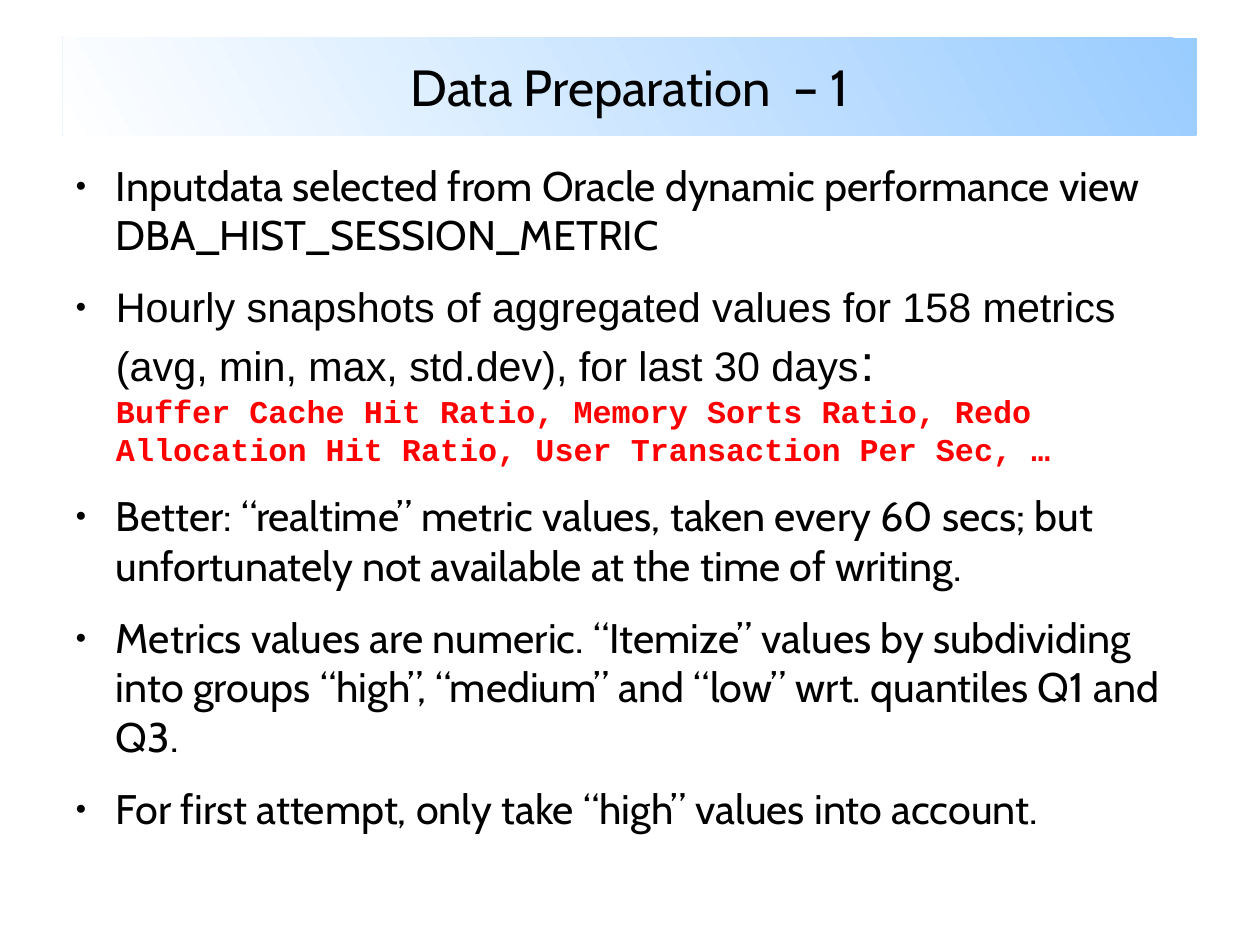
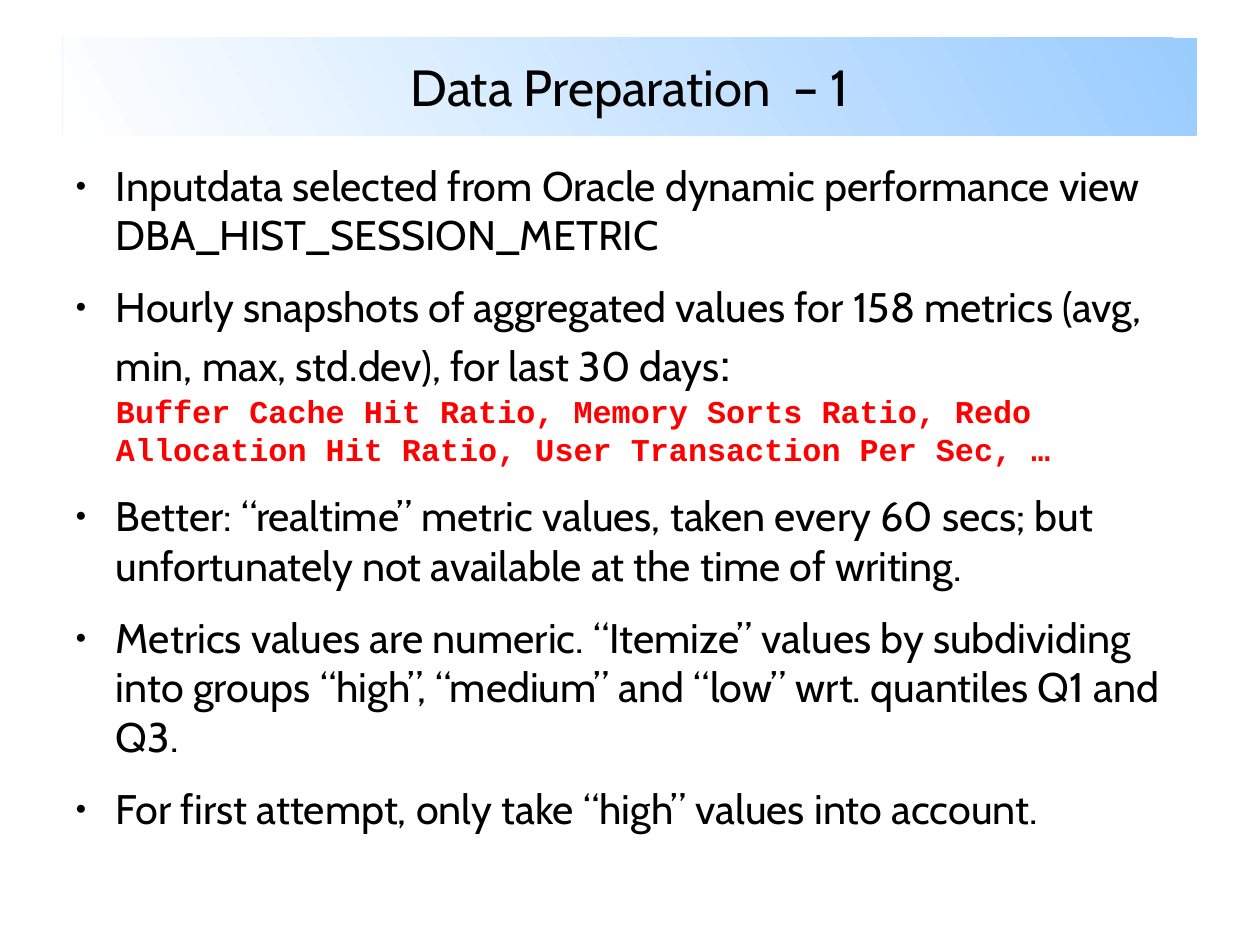
Before and after one commit to mbassi1364/CAS-Applied-Data-Science, a slide deck: slide 4 of Machine-Learning-Project/project.1/metriken.2020-03-14/analysis/prod.dba_hist_sysmetric_summary.2020-02-12-bis-2020-03-14/Report/bassi_oracle_metrics_association_mining.odp. Drawn at 1260x945 pixels with LibreOffice and Linux fonts; fonts in the diff are those of the drawing. Boxes give left, top, right and bottom in pixels: in the first picture for what was removed or moved away, otherwise in the second. Text is boxed around its words. In the diff, an @@ line names an element or a change of style, - is before the commit and + after.

```diff
--- a/Machine-Learning-Project/project.1/metriken.2020-03-14/analysis/prod.dba_hist_sysmetric_summary.2020-02-12-bis-2020-03-14/Report/bassi_oracle_metrics_association_mining.odp
+++ b/Machine-Learning-Project/project.1/metriken.2020-03-14/analysis/prod.dba_hist_sysmetric_summary.2020-02-12-bis-2020-03-14/Report/bassi_oracle_metrics_association_mining.odp
@@ text at box(116, 291, 1141, 467): font Arial to Cabin in "Hourly snapshots of aggregated values for 158 ..." @@
```
Also in this commit, not shown: 4 other slides changed, 2 slides added, 3 other files.
